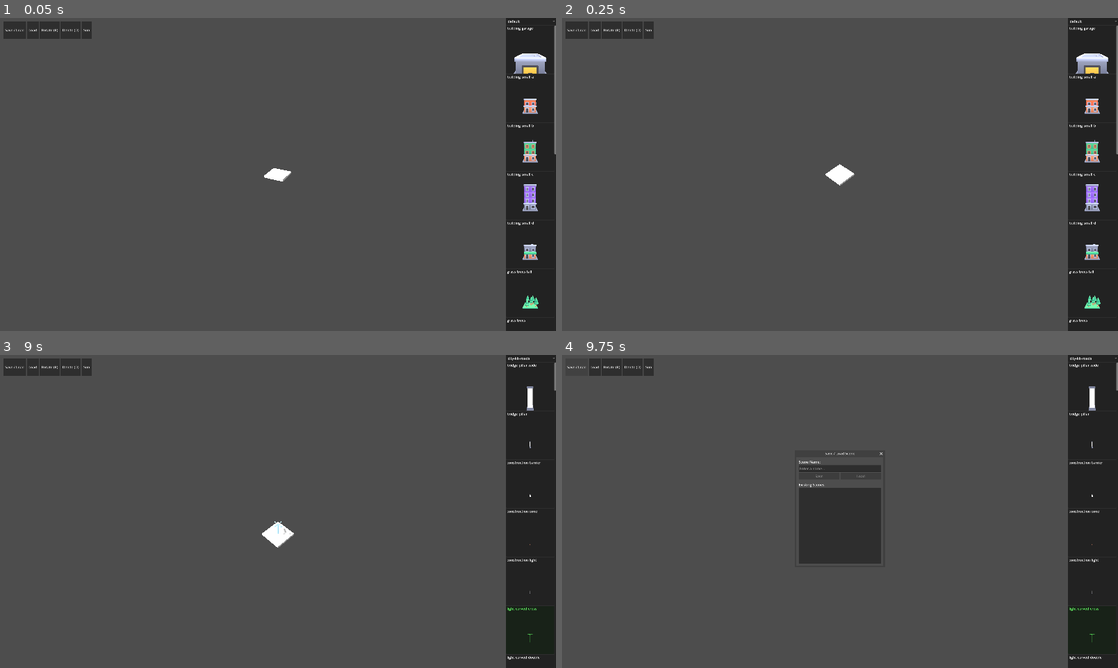
Above: before the commit, frames 1-4 (two rows, left to right).
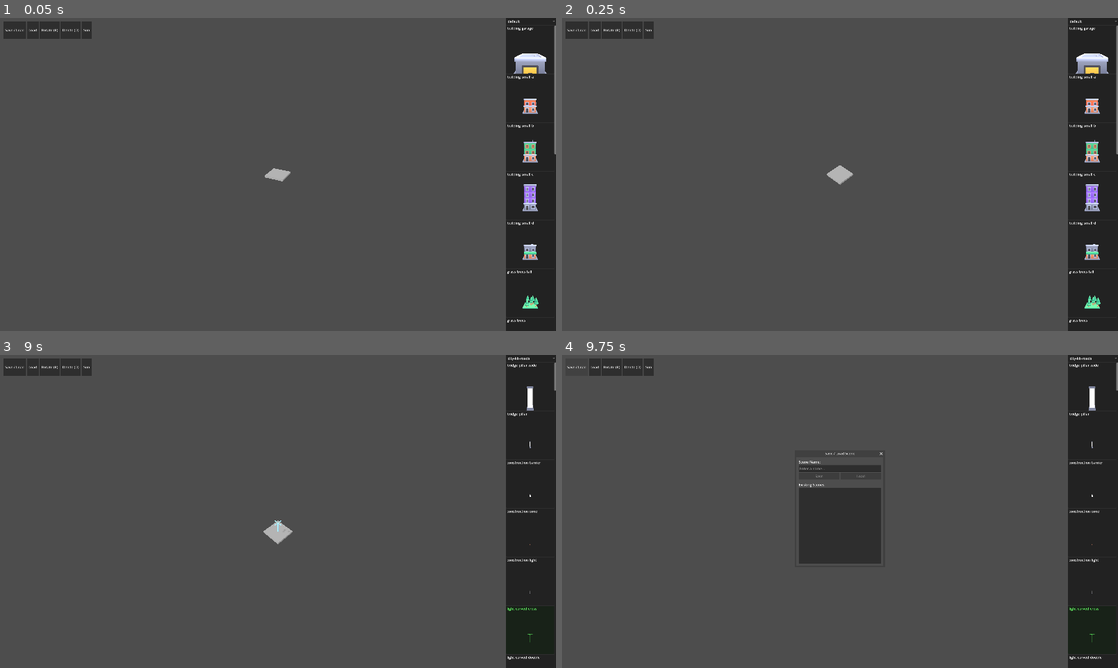
Above: after the commit, the same moments.

Repository: yardimli/3d-defence-game
Game: Godot game, scene res://level_editor.tscn
Two runs of this game, one before a commit and one after it. Both use one fixed random seed, a clock stepped at 60 frames per second and the inputs below.
Inputs:
- Up to frame 1 (0.05 s): no input
- Up to frame 2 (0.25 s): no input
- Up to frame 3 (9 s): click "Sun" at 0.5 s; click "Rotate (R)" at 1.25 s; click "default" at 2 s; click "building-garage" at 2.75 s; click "city-kit-roads" at 3.5 s; click "bridge-pillar-wide" at 4.25 s; click "bridge-pillar" at 5 s; click "construction-barrier" at 5.75 s; click "construction-cone" at 6.5 s; click "construction-light" at 7.25 s; click "light-curved-cross" at 8 s; click "Update Sun" at 8.75 s
- Up to frame 4 (9.75 s): click "Save / Load" at 9.5 s

The runs differ from the first frame. In frame 1, 0.1% of the frame differs, in the area x 47-53%, y 48-53%; in frame 2, 0.2%; in frame 3, 0.3%, in the area x 47-53%, y 52-62%; in frame 4, nothing differs.

Commit message:
fix comment bug in cfg

Diff:
--- a/config.cfg
+++ b/config.cfg
@@ -4,25 +4,25 @@
 tile_size_z=1.0
 model_scale=1.0
 
-# NEW: Default camera settings on startup.
+; Default camera settings on startup.
 [Camera]
-zoom=10.0
+zoom=11.0
 rotation_x=-45.0
 rotation_y=45.0
 
-# NEW: A section for default sun settings.
+; A section for default sun settings.
 [Sun]
 energy=0.1
 rotation_x=-50.0
 rotation_y=-30.0
 
-# NEW: A section to define scales for specific models by their filename.
-# These can be overridden by a config.cfg inside a model subfolder.
+; A section to define scales for specific models by their filename.
+; These can be overridden by a config.cfg inside a model subfolder.
 [ModelScales]
 ; example_model.glb = 1.5
 
-# NEW: Universal camera settings for the asset preview thumbnails.
-# These can be overridden by a config.cfg in a model subfolder.
+; Universal camera settings for the asset preview thumbnails.
+; These can be overridden by a config.cfg in a model subfolder.
 [AssetPreviewCamera]
 position=Vector3(0, 1, 2.5)
 look_at=Vector3(0, 0.5, 0)
--- a/level_editor.gd
+++ b/level_editor.gd
@@ -62,19 +62,18 @@
 	var config = ConfigFile.new()
 	if config.load("res://config.cfg") == OK:
 		models_folder = config.get_value("Settings", "models_folder", "res://models")
-		tile_x = config.get_value("Settings", "tile_size_x", 2.0)
-		tile_z = config.get_value("Settings", "tile_size_z", 2.0)
-		model_scale = config.get_value("Settings", "model_scale", 1.0)
-
-		# NEW: Load camera settings from the config file.
-		cam_zoom = config.get_value("Camera", "zoom", 10.0)
-		cam_rot_x = config.get_value("Camera", "rotation_x", -45.0)
-		cam_rot_y = config.get_value("Camera", "rotation_y", 45.0)
-
-		# MODIFIED: Load sun settings from the config file on startup.
-		sun_light.light_energy = config.get_value("Sun", "energy", 1.0)
-		var sun_rot_x = config.get_value("Sun", "rotation_x", -50.0)
-		var sun_rot_y = config.get_value("Sun", "rotation_y", -30.0)
+		tile_x = float(config.get_value("Settings", "tile_size_x", 2.0))
+		tile_z = float(config.get_value("Settings", "tile_size_z", 2.0))
+		model_scale = float(config.get_value("Settings", "model_scale", 1.0))
+
+		cam_zoom = float(config.get_value("Camera", "zoom", 10.0))
+		print(cam_zoom)
+		cam_rot_x = float(config.get_value("Camera", "rotation_x", -45.0))
+		cam_rot_y = float(config.get_value("Camera", "rotation_y", 45.0))
+
+		sun_light.light_energy = float(config.get_value("Sun", "energy", 1.0))
+		var sun_rot_x = float(config.get_value("Sun", "rotation_x", -50.0))
+		var sun_rot_y = float(config.get_value("Sun", "rotation_y", -30.0))
 		sun_light.rotation_degrees = Vector3(sun_rot_x, sun_rot_y, 0)
 
 
@@ -214,7 +213,9 @@
 			return
 
 	if event is InputEventMouseMotion:
-		_update_cursor(mouse_pos)
+		# MODIFIED: The cursor now only follows the mouse if a model is selected.
+		if selected_model_path != "":
+			_update_cursor(mouse_pos)
 
 		if is_painting:
 			if selected_model_path != "" and not Input.is_key_pressed(KEY_SHIFT):
@@ -261,6 +262,9 @@
 				if selected_model_path != "" and not event.shift_pressed:
 					is_painting = true
 					_place_model()
+				# NEW: If no model is selected, move the cursor to the clicked position.
+				else:
+					_update_cursor(mouse_pos)
 			else:
 				is_painting = false
 
